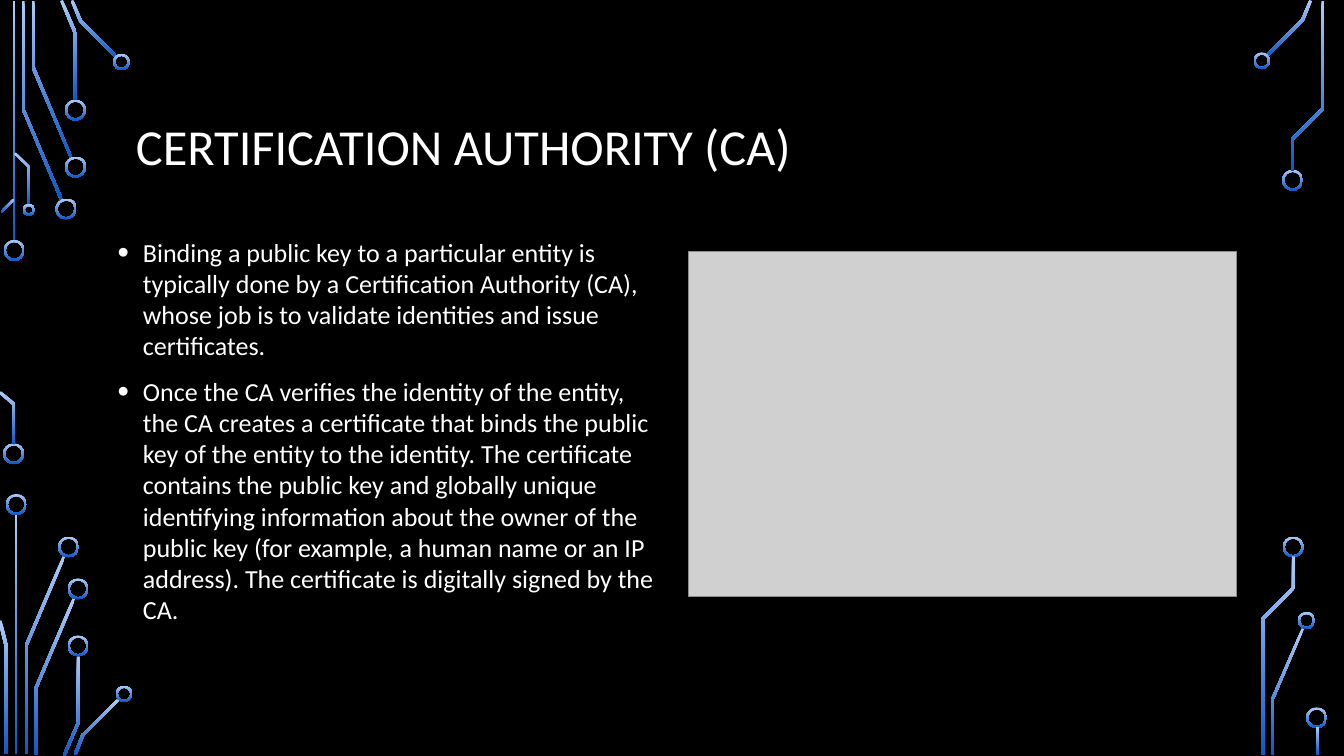
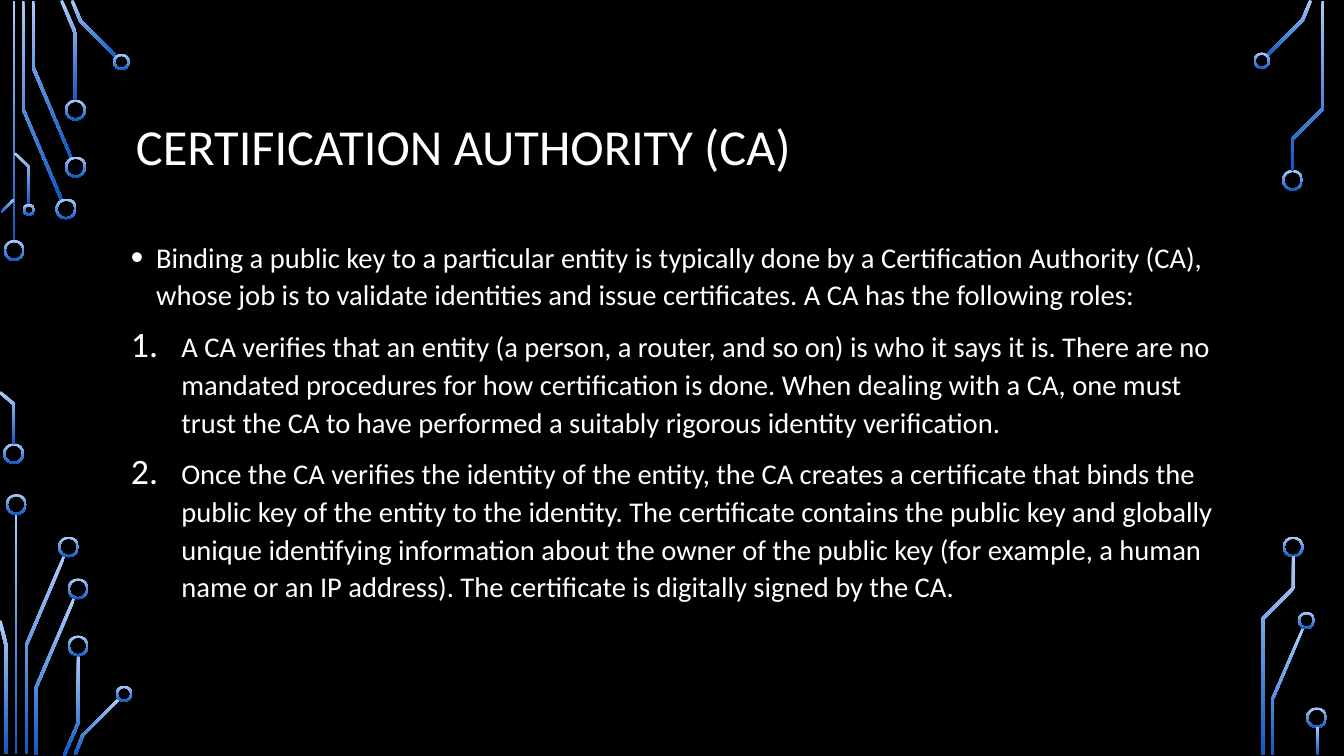
Before and after one commit to CDsonji/NET-Seminar, a slide deck: slide 37 of TLS.pptx. Drawn at 1344x756 pixels with LibreOffice and Linux fonts; fonts in the diff are those of the drawing; grey boxes stand for pictures; background and template pictures are left out. Boxes give left, top, right and bottom in pixels: in the first picture for what was removed or moved away, otherwise in the second. Text is boxed around its words. In the diff, an @@ line names an element or a change of style, - is before the commit and + after.

```diff
--- a/TLS.pptx
+++ b/TLS.pptx
@@ text "Binding a public key to ...": place and size @@
-text "Binding a public key to ..." at bbox=[143, 244, 653, 619]
+text "Binding a public key to ..." at bbox=[156, 247, 1212, 602]
@@ text at bbox=[156, 247, 1209, 438]: text changed; size 18.6 to 20.4 pt @@
-• Binding a public key to a particular entity is typically done by a Certification Authority (CA), whose job is to validate identities and issue certificates.
+• Binding a public key to a particular entity is typically done by a Certification Authority (CA), whose job is to validate identities and issue certificates. A CA has the following roles:
+1. A CA verifies that an entity (a person, a router, and so on) is who it says it is. There are no mandated procedures for how certification is done. When dealing with a CA, one must trust the CA to have performed a suitably rigorous identity verification.
@@ picture removed at bbox=[689, 252, 1236, 597] @@
@@ text at bbox=[181, 464, 1212, 602]: size 18.6 to 20.4 pt in "Once the CA verifies the identity of ..."; bullet • to 1.; line spacing 1 to 1.1 @@
```
Also in this commit, not shown: 1 other slide changed, 16 slides added.
